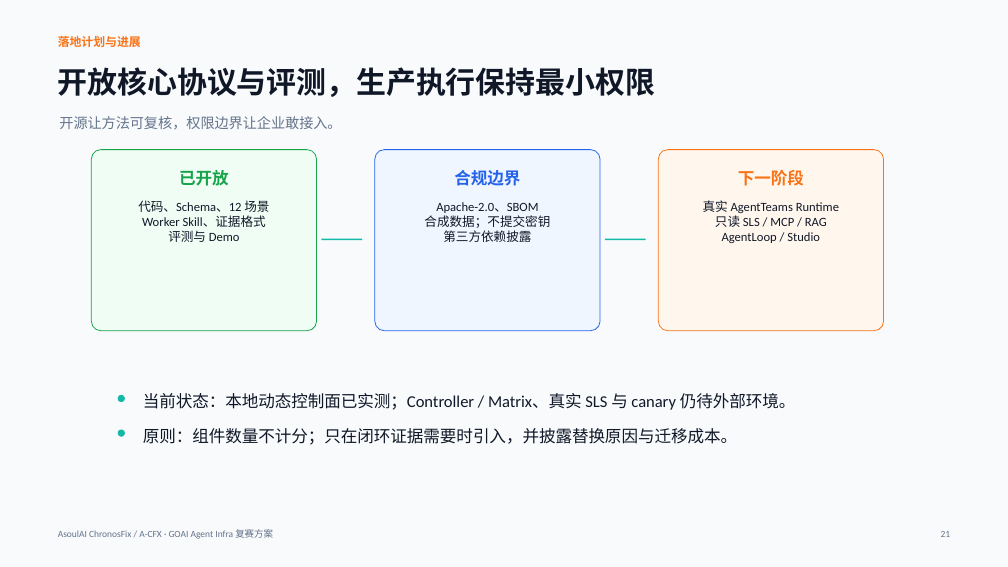
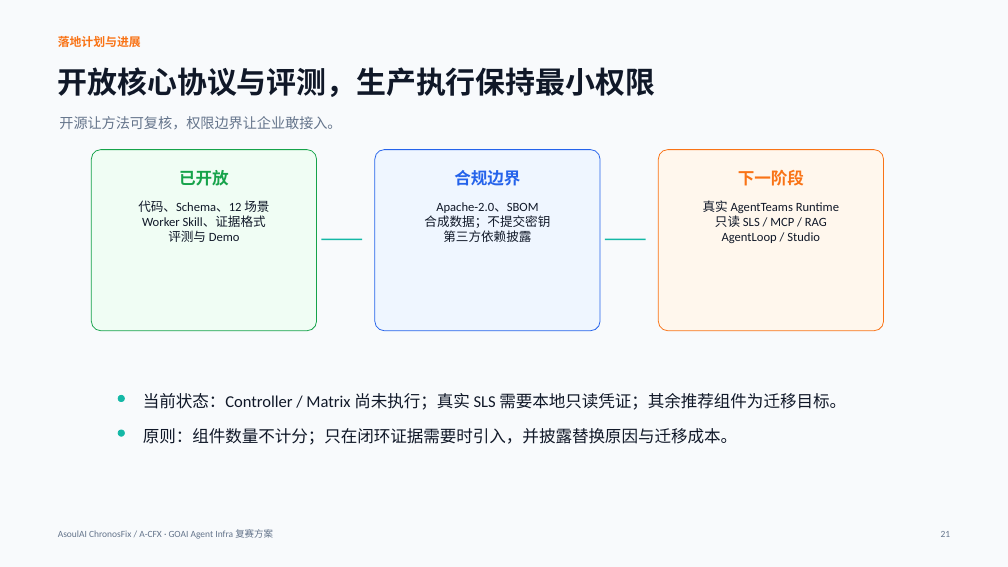
Before and after one commit to ASOUL-Official/asoulai-chronosfix, a slide deck: slide 21 of submission/ChronosFix_复赛方案.pptx. Drawn at 1008x567 pixels with LibreOffice and Linux fonts; fonts in the diff are those of the drawing. Boxes give left, top, right and bottom in pixels: in the first picture for what was removed or moved away, otherwise in the second. Text is boxed around its words. In the diff, an @@ line names an element or a change of style, - is before the commit and + after.

```diff
--- a/submission/ChronosFix_复赛方案.pptx
+++ b/submission/ChronosFix_复赛方案.pptx
@@ text at box(143, 393, 846, 410): text changed @@
-当前状态：本地动态控制面已实测；Controller / Matrix、真实 SLS 与 canary 仍待外部环境。
+当前状态：Controller / Matrix 尚未执行；真实 SLS 需要本地只读凭证；其余推荐组件为迁移目标。
```
Also in this commit, not shown: 11 other slides changed, 21 other files.
